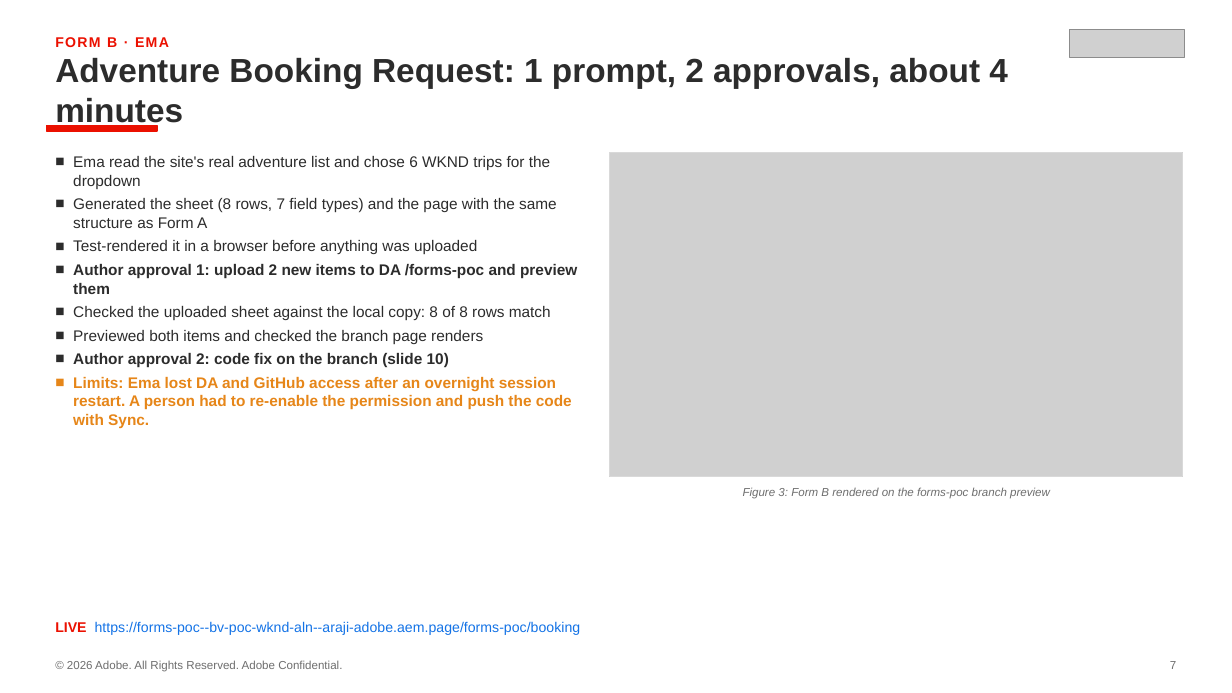
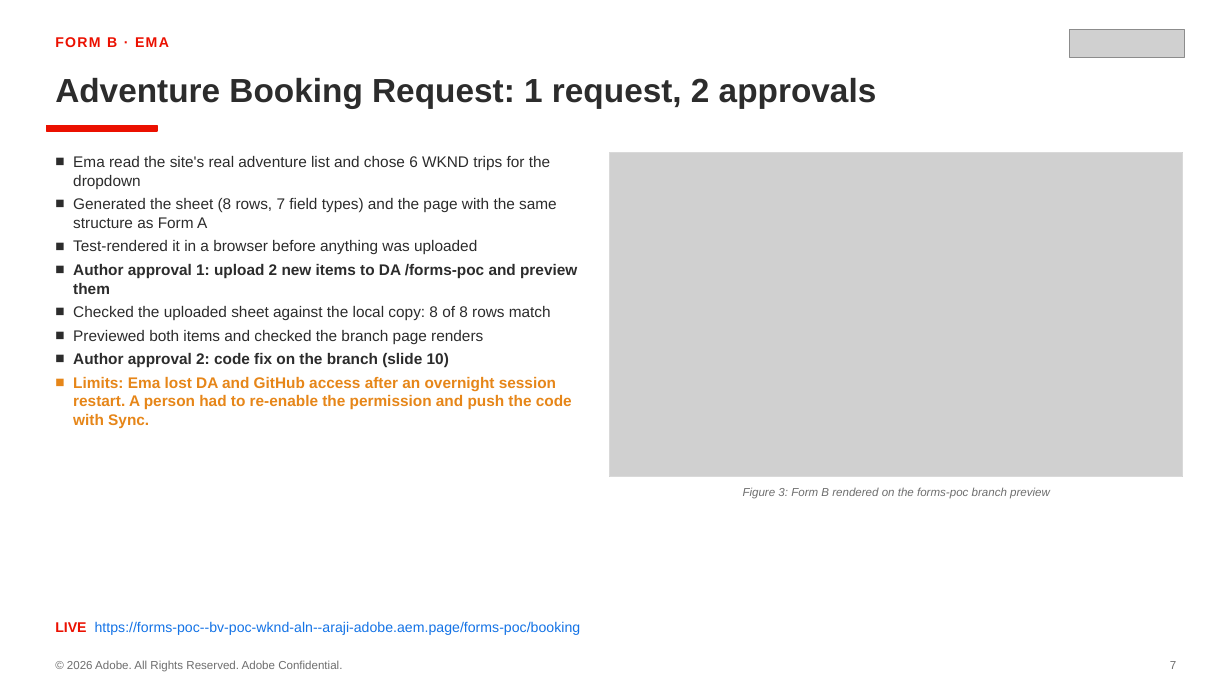
Before and after one commit to ARAJI-ADOBE/bv-poc-wknd-aln, a slide deck: slide 7 of testing/forms/Forms-POC-DA-vs-Ema.pptx. Drawn at 1232x693 pixels with LibreOffice and Linux fonts; fonts in the diff are those of the drawing; grey boxes stand for pictures. Boxes give left, top, right and bottom in pixels: in the first picture for what was removed or moved away, otherwise in the second. Text is boxed around its words. In the diff, an @@ line names an element or a change of style, - is before the commit and + after.

```diff
--- a/testing/forms/Forms-POC-DA-vs-Ema.pptx
+++ b/testing/forms/Forms-POC-DA-vs-Ema.pptx
@@ text at (x1=55, y1=78, x2=877, y2=109): text changed @@
-Adventure Booking Request: 1 prompt, 2 approvals, about 4 minutes
+Adventure Booking Request: 1 request, 2 approvals
```
Also in this commit, not shown: 4 other slides changed, 2 other files.
